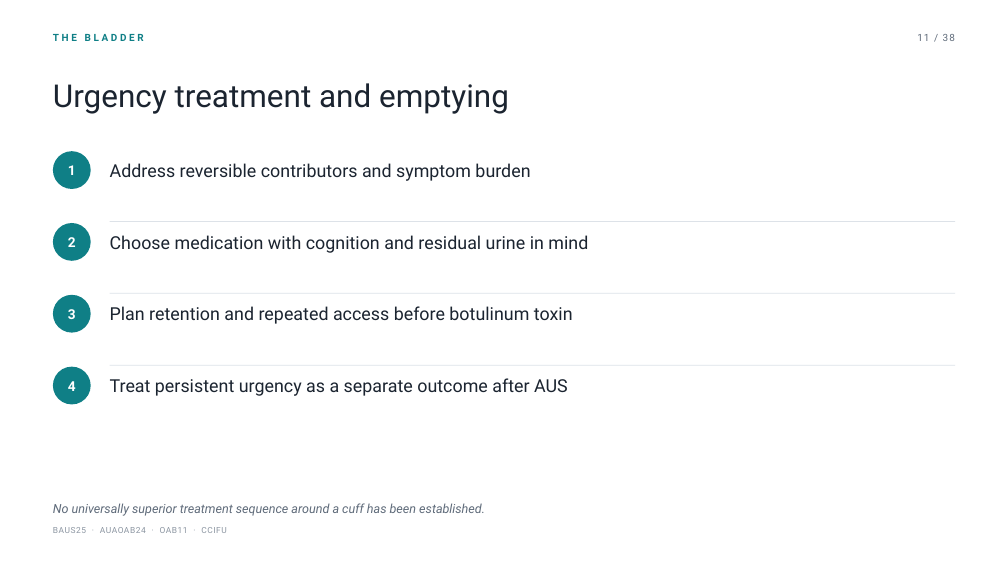
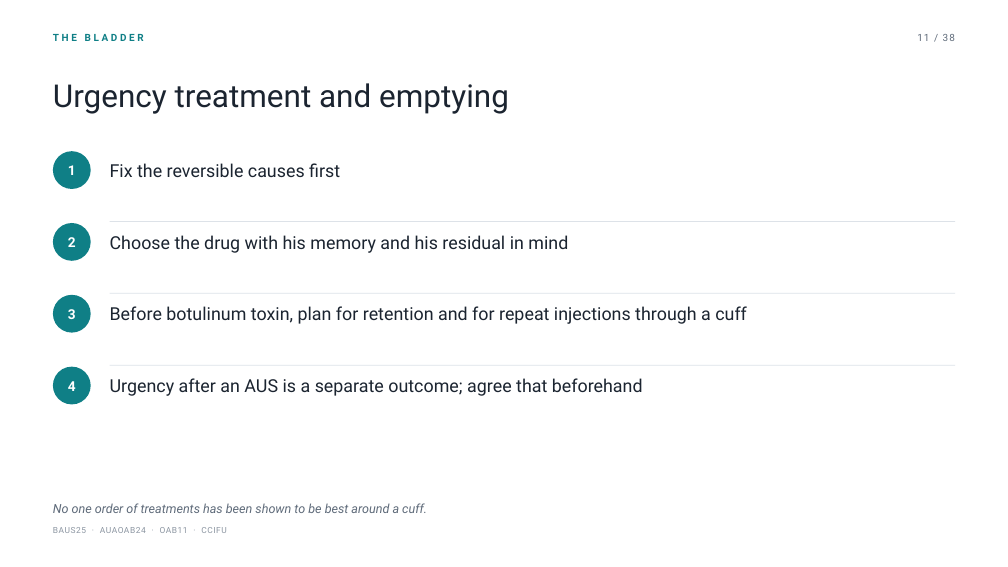
Before and after one commit to nityjr-ctrl/aus-presentation, a slide deck: slide 14 of presentation/AUS-teaching-deck.pptx. Drawn at 1008x567 pixels with LibreOffice and Linux fonts; fonts in the diff are those of the drawing. Boxes give left, top, right and bottom in pixels: in the first picture for what was removed or moved away, otherwise in the second. Text is boxed around its words. In the diff, an @@ line names an element or a change of style, - is before the commit and + after.

```diff
--- a/presentation/AUS-teaching-deck.pptx
+++ b/presentation/AUS-teaching-deck.pptx
@@ text at box(110, 163, 340, 177): text changed @@
-Address reversible contributors and symptom burden
+Fix the reversible causes first
@@ text at box(110, 235, 568, 253): text changed @@
-Choose medication with cognition and residual urine in mind
+Choose the drug with his memory and his residual in mind
@@ text at box(110, 306, 747, 324): text changed @@
-Plan retention and repeated access before botulinum toxin
+Before botulinum toxin, plan for retention and for repeat injections through a cuff
@@ text at box(110, 378, 643, 396): text changed @@
-Treat persistent urgency as a separate outcome after AUS
+Urgency after an AUS is a separate outcome; agree that beforehand
@@ text at box(53, 503, 427, 513): text changed @@
-No universally superior treatment sequence around a cuff has been established.
+No one order of treatments has been shown to be best around a cuff.
```
Also in this commit, not shown: 35 other slides changed, 16 other files.
